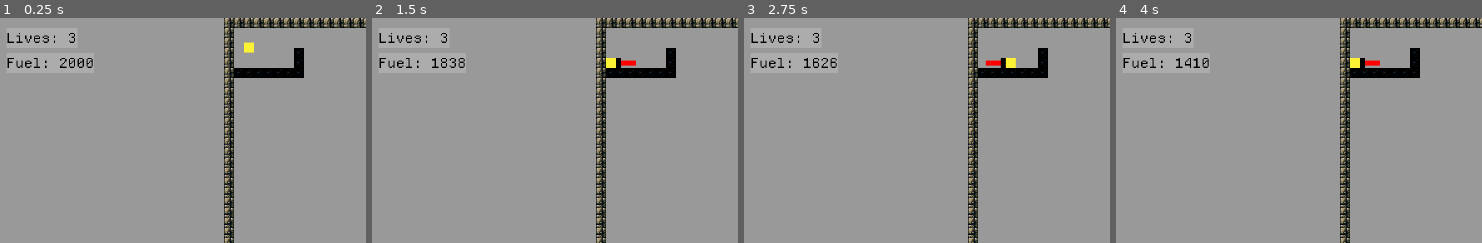
Above: before the commit, frames 1-4 (left to right).
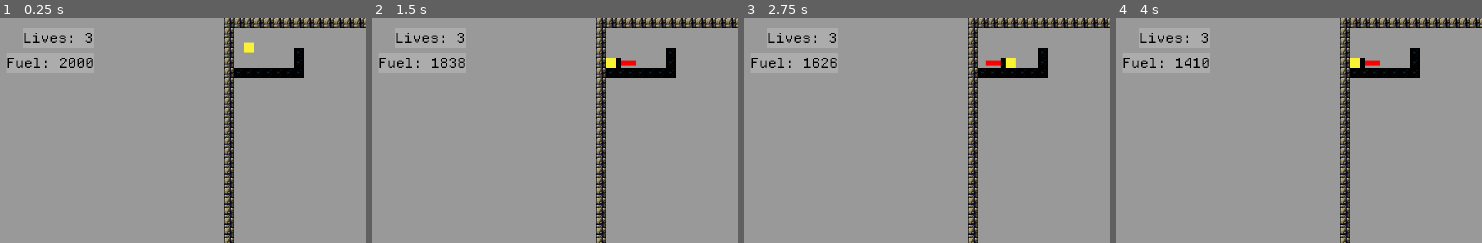
Above: after the commit, the same moments.

Repository: OSGH-web/balloon-movement-demo
Game: Godot game, scene res://scenes/main.tscn
Two runs of this game, one before a commit and one after it. Both use one fixed random seed, a clock stepped at 60 frames per second and the inputs below.
Inputs:
- Up to frame 1 (0.25 s): no input
- Up to frame 2 (1.5 s): tap Enter at 0.5 s; hold Right (ui_right) from 0.53 s (still down); tap Up (ui_up) at 0.77 s; tap Space at 1.25 s
- Up to frame 3 (2.75 s): tap Up (ui_up) at 1.52 s; release Right (ui_right) at 2.03 s; hold Left (ui_left) from 2.03 s (still down)
- Up to frame 4 (4 s): release Left (ui_left) at 2.78 s; hold Right (ui_right) from 2.78 s (still down); tap Up (ui_up) at 3.02, 3.77 s
The pictures show only the part of the screen within x 0-50%, y 0-50%; the shares and areas given below are measured in that part.

The runs differ from the first frame. In frame 1, 0.4% of the frame differs, in the area x 1-26%, y 6-12%; in frame 2, 0.4%; in frame 3, 0.4%; in frame 4, 0.4%.

Commit message:
align right edge of upper-left-corner HUD elements

Diff:
--- a/scenes/UI/hud.tscn
+++ b/scenes/UI/hud.tscn
@@ -22,20 +22,19 @@
 anchors_preset = 1
 anchor_left = 1.0
 anchor_right = 1.0
-offset_left = -210.0
+offset_left = -147.0
 offset_top = 60.0
 offset_bottom = 108.0
 grow_horizontal = 0
 theme_override_styles/normal = ExtResource("2_18exe")
-text = "Fuel: 1000"
+text = "Fuel: 0"
 label_settings = ExtResource("3_0jeyp")
 vertical_alignment = 1
 
 [node name="Lives" type="Label" parent="Control"]
 unique_name_in_owner = true
 layout_mode = 1
-offset_left = -210.0
-offset_right = -40.0
+offset_left = -170.0
 offset_bottom = 48.0
 theme_override_styles/normal = ExtResource("2_18exe")
 label_settings = ExtResource("3_0jeyp")
